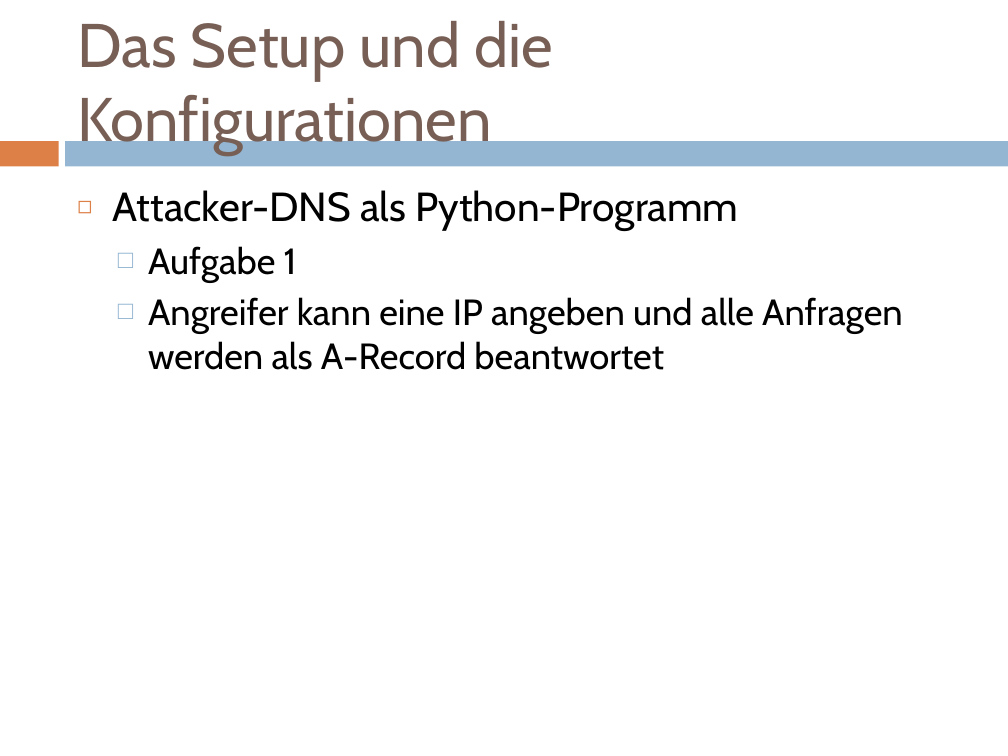
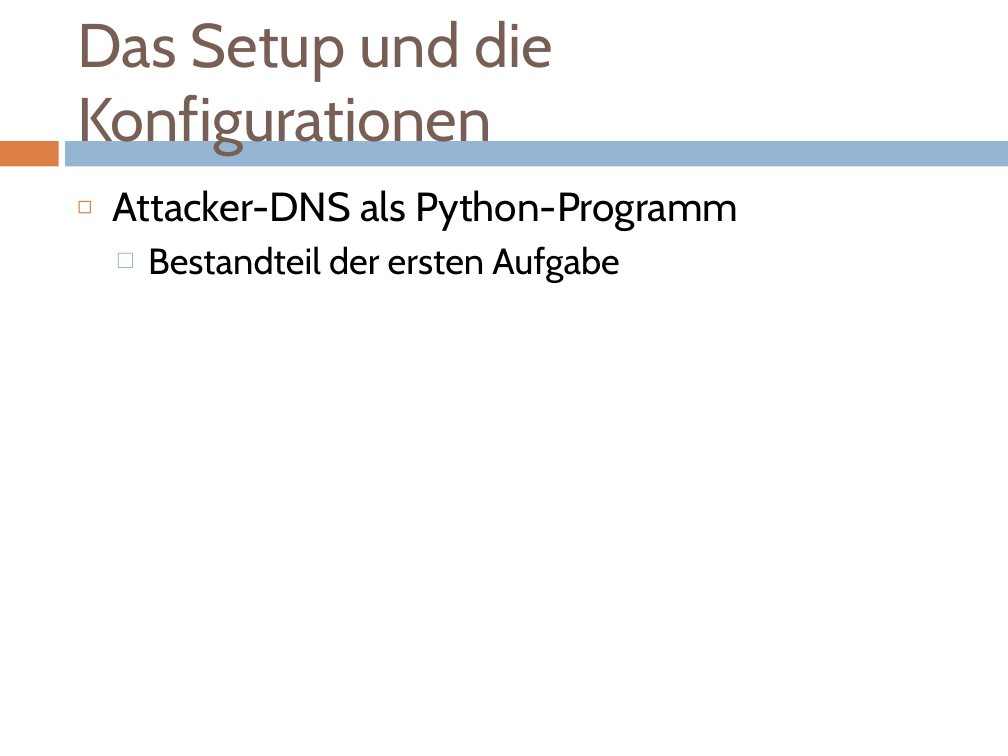
Before and after one commit to doctordebug/Hackerpraktikum, a slide deck: slide 8 of Präsentationen/PT3.pptx (slide 10 before the commit). Drawn at 1008x756 pixels with LibreOffice and Linux fonts; fonts in the diff are those of the drawing. Boxes give left, top, right and bottom in pixels: in the first picture for what was removed or moved away, otherwise in the second. Text is boxed around its words. In the diff, an @@ line names an element or a change of style, - is before the commit and + after.

```diff
--- a/Präsentationen/PT3.pptx
+++ b/Präsentationen/PT3.pptx
@@ text at <box>148,246,619,282</box>: text changed @@
-  □ Aufgabe 1
-  □ Angreifer kann eine IP angeben und alle Anfragen werden als A-Record beantwortet
+  □ Bestandteil der ersten Aufgabe
```
Also in this commit, not shown: 6 other slides changed, 2 slides added, 2 slides removed, 3 other files.
